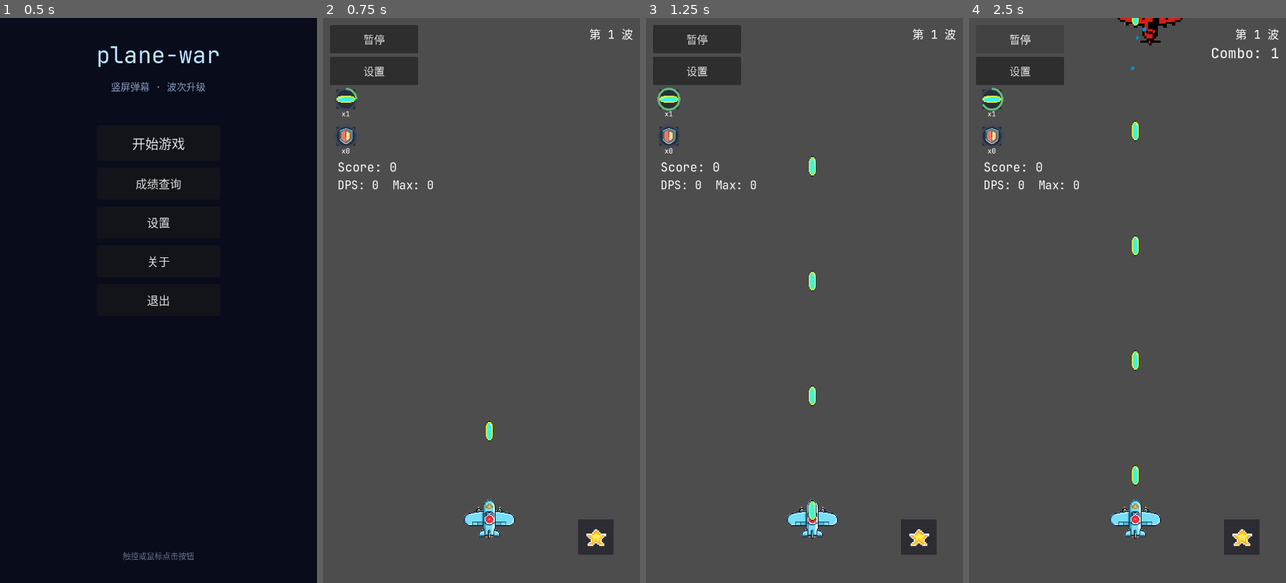
Above: before the commit, frames 1-4 (left to right).
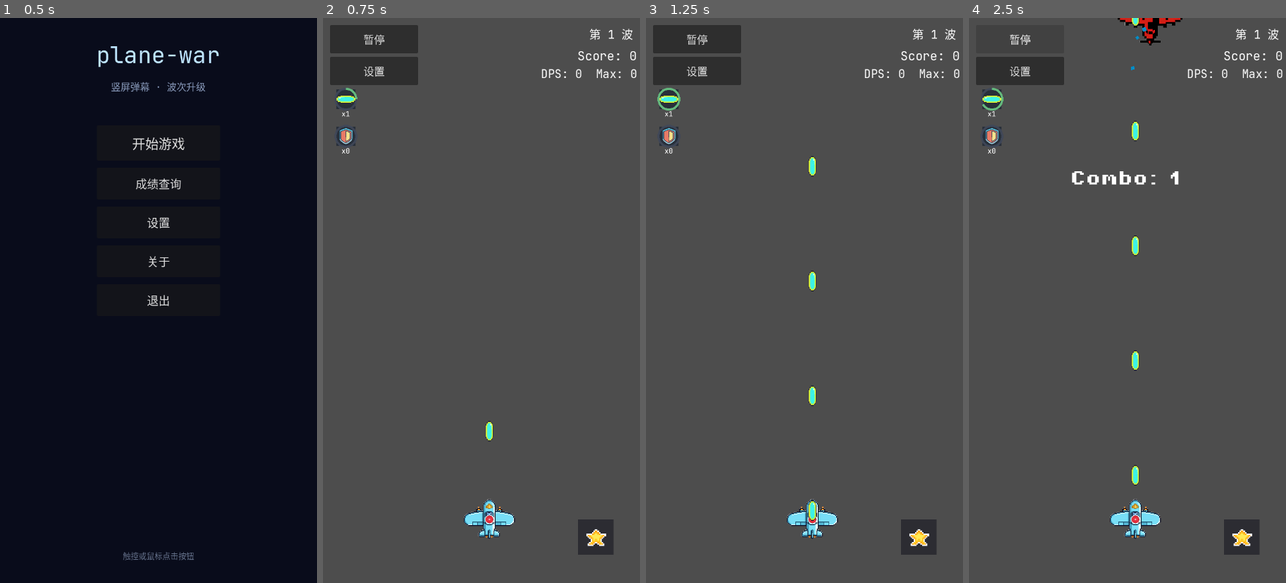
Above: after the commit, the same moments.

Repository: qingzhixing/plane-war
Game: Godot game, scene res://scenes/MainMenu.tscn
Two runs of this game, one before a commit and one after it. Both use one fixed random seed, a clock stepped at 60 frames per second and the inputs below. Sound files missing from this copy of the repository are replaced by a short silence.
Inputs:
- Up to frame 1 (0.5 s): no input
- Up to frame 2 (0.75 s): click "开始游戏" at 0.5 s
- Up to frame 3 (1.25 s): no input
- Up to frame 4 (2.5 s): click "暂停" at 1.25 s; click "继续" at 2 s

Frame 1 is identical in both runs. In frame 2, 0.5% of the frame differs, in the area x 4-99%, y 5-31%; in frame 3, 0.5%; in frame 4, 0.9%.

Commit message:
🐛 FIX: 同步符卡冷却与计时展示
Made-with: Cursor

Diff:
--- a/scenes/Main.tscn
+++ b/scenes/Main.tscn
@@ -7,6 +7,7 @@
 [ext_resource type="Script" uid="uid://cpnvoqjfanb0s" path="res://scripts/game_over.gd" id="5_game_over"]
 [ext_resource type="Script" uid="uid://cmpx7cpm1wjx" path="res://scripts/main.gd" id="6_main"]
 [ext_resource type="Script" uid="uid://dg6moapdsh5ux" path="res://scripts/upgrade_ui.gd" id="7_upgrade_ui"]
+[ext_resource type="FontFile" uid="uid://f7l5i1xl7ed6" path="res://assets/font/PixelOperator8-Bold.ttf" id="8_3p2gp"]
 [ext_resource type="Script" uid="uid://dy5ravijjpxn0" path="res://scripts/settings_ui.gd" id="8_settings_ui"]
 [ext_resource type="PackedScene" uid="uid://enemyelite01" path="res://scenes/enemies/EnemyElite01.tscn" id="9_enemy_elite"]
 [ext_resource type="Script" uid="uid://blvlemxi3ji3w" path="res://scripts/boss_hud.gd" id="10_boss_hud"]
@@ -63,17 +64,17 @@
 [node name="ComboLabel" type="Label" parent="HUD/Root" unique_id=1529816770]
 unique_name_in_owner = true
 layout_mode = 1
-anchors_preset = 1
-anchor_left = 1.0
-anchor_right = 1.0
-offset_left = -298.0
-offset_top = 58.0
-offset_right = -16.0
-offset_bottom = 102.0
+anchors_preset = -1
+anchor_right = 1.0
+anchor_bottom = 1.0
+offset_left = 1.0
+offset_top = 317.0
+offset_bottom = -867.0
 grow_horizontal = 0
-theme_override_font_sizes/font_size = 32
+theme_override_fonts/font = ExtResource("8_3p2gp")
+theme_override_font_sizes/font_size = 34
 text = "Combo Display Bug"
-horizontal_alignment = 2
+horizontal_alignment = 1
 vertical_alignment = 1
 
 [node name="SpellStarButton" parent="HUD/Root" unique_id=2140247232 instance=ExtResource("14_spell_star_button")]
@@ -116,22 +117,26 @@
 
 [node name="LeftStatsVBox" type="VBoxContainer" parent="HUD/Root" unique_id=2115451006]
 layout_mode = 0
-offset_left = 33.0
-offset_top = 319.0
-offset_right = 389.0
-offset_bottom = 591.0
+offset_left = 357.0
+offset_top = 67.0
+offset_right = 713.0
+offset_bottom = 339.0
 
 [node name="ScoreLabel" type="Label" parent="HUD/Root/LeftStatsVBox" unique_id=268481878]
 unique_name_in_owner = true
 layout_mode = 2
 theme_override_font_sizes/font_size = 28
 text = "Score: 0"
+horizontal_alignment = 2
+vertical_alignment = 1
 
 [node name="DpsLabel" type="Label" parent="HUD/Root/LeftStatsVBox" unique_id=1153599571]
 unique_name_in_owner = true
 layout_mode = 2
 theme_override_font_sizes/font_size = 26
 text = "DPS: 0  Max: 0"
+horizontal_alignment = 2
+vertical_alignment = 1
 
 [node name="PostBossChoice" type="CanvasLayer" parent="." unique_id=1999888771]
 process_mode = 3
--- a/scripts/main.gd
+++ b/scripts/main.gd
@@ -200,13 +200,27 @@
 				p_guard.set_combo_guard_shield_visible(true)
 			return
 		"spell_cooldown", "bomb_cooldown":
-			_spell_cooldown_scale = maxf(0.45, _spell_cooldown_scale * 0.85)
+			var old_scale := _spell_cooldown_scale
+			var new_scale := maxf(0.45, _spell_cooldown_scale * 0.85)
+			_spell_cooldown_scale = new_scale
+			# 同步剩余冷却：按相同倍率缩短，保持当前进度不变，且不超过新最大冷却
+			if _spell_cooldown_remaining > 0.0 and old_scale > 0.0:
+				var factor := new_scale / old_scale
+				var new_total := _SPELL_COOLDOWN_SECONDS * new_scale
+				_spell_cooldown_remaining = clampf(_spell_cooldown_remaining * factor, 0.0, new_total)
 			return
 		"spell_auto", "bomb_auto":
 			if _spell_auto:
 				return
 			_spell_auto = true
-			_spell_cooldown_scale = maxf(0.2, _spell_cooldown_scale * 0.5)
+			var old_scale_auto := _spell_cooldown_scale
+			var new_scale_auto := maxf(0.2, _spell_cooldown_scale * 0.5)
+			_spell_cooldown_scale = new_scale_auto
+			# 自动符卡同时强力缩短冷却：剩余时间同样按倍率缩短，避免实际等待时间变长
+			if _spell_cooldown_remaining > 0.0 and old_scale_auto > 0.0:
+				var factor_auto := new_scale_auto / old_scale_auto
+				var new_total_auto := _SPELL_COOLDOWN_SECONDS * new_scale_auto
+				_spell_cooldown_remaining = clampf(_spell_cooldown_remaining * factor_auto, 0.0, new_total_auto)
 			if _spell_cooldown_remaining <= 0.0:
 				try_use_spell()
 			return
Not shown, changed: docs/gdd/sections/07_roguelite_upgrades.md
Not shown, changed: docs/gdd/sections/08_ui_ux.md
Not shown, changed: docs/gdd/sections/13_release_and_metadata.md
